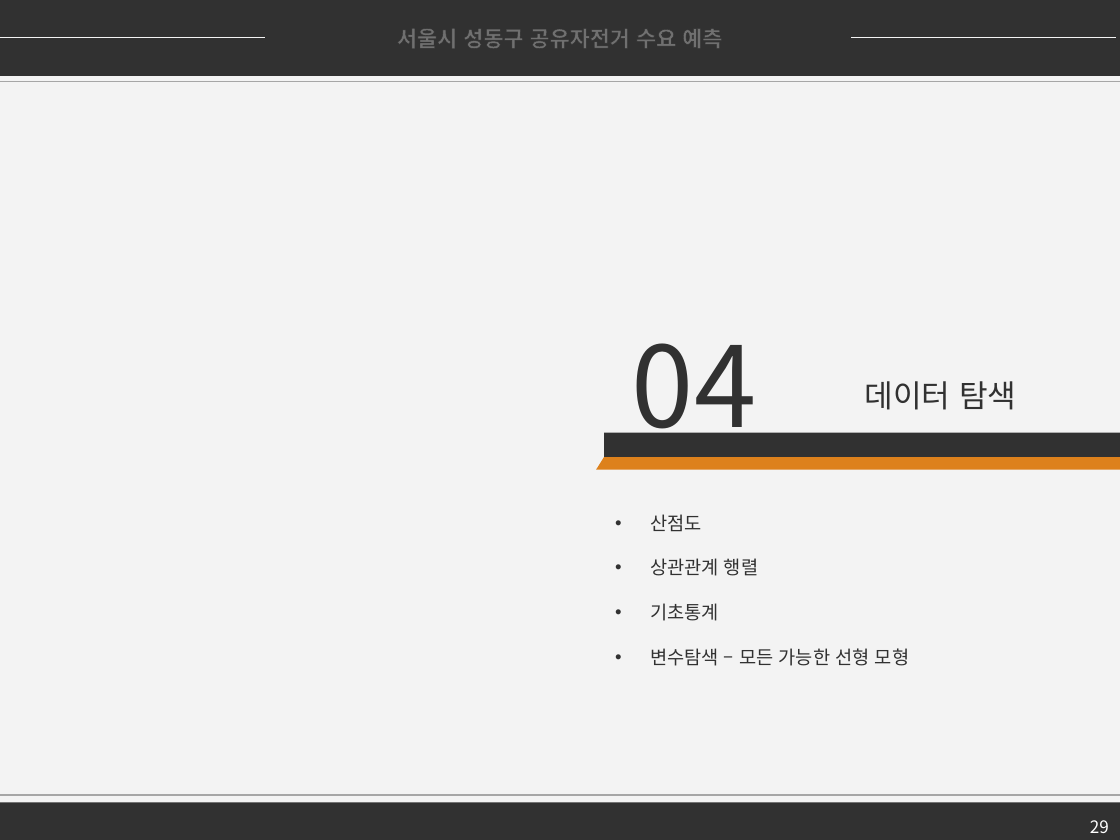
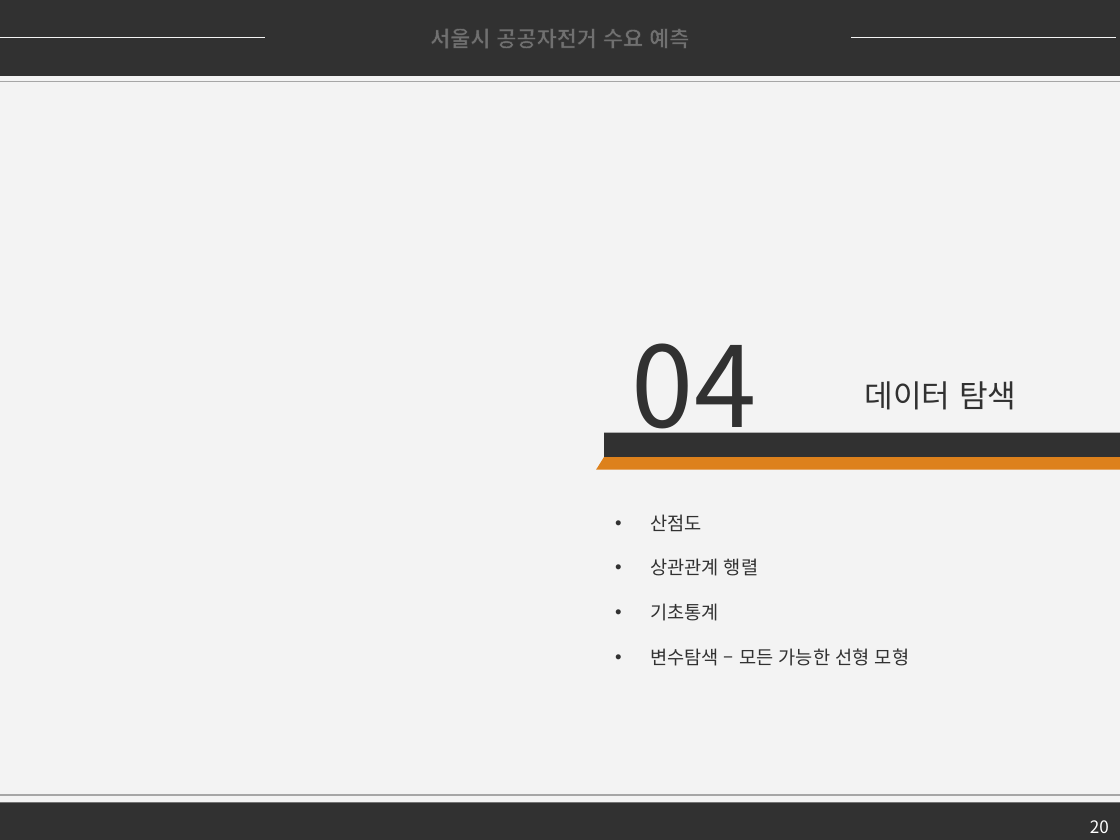
Before and after one commit to firstock/proj_sponge_bicycle, a slide deck: slide 20 of 서울시 공유자전거 수요 예측.pptx (slide 29 before the commit). Drawn at 1120x840 pixels with LibreOffice and Linux fonts; fonts in the diff are those of the drawing. Boxes give left, top, right and bottom in pixels: in the first picture for what was removed or moved away, otherwise in the second. Text is boxed around its words. In the diff, an @@ line names an element or a change of style, - is before the commit and + after.

```diff
--- a/서울시 공유자전거 수요 예측.pptx
+++ b/서울시 공유자전거 수요 예측.pptx
@@ text in rectangle at [430,29,689,48]: text changed @@
-서울시 성동구 공유자전거 수요 예측
+서울시 공공자전거 수요 예측
@@ page number at [1090,820,1109,833]: text changed @@
-29
+20
```
Also in this commit, not shown: 11 other slides changed, 9 slides removed.
